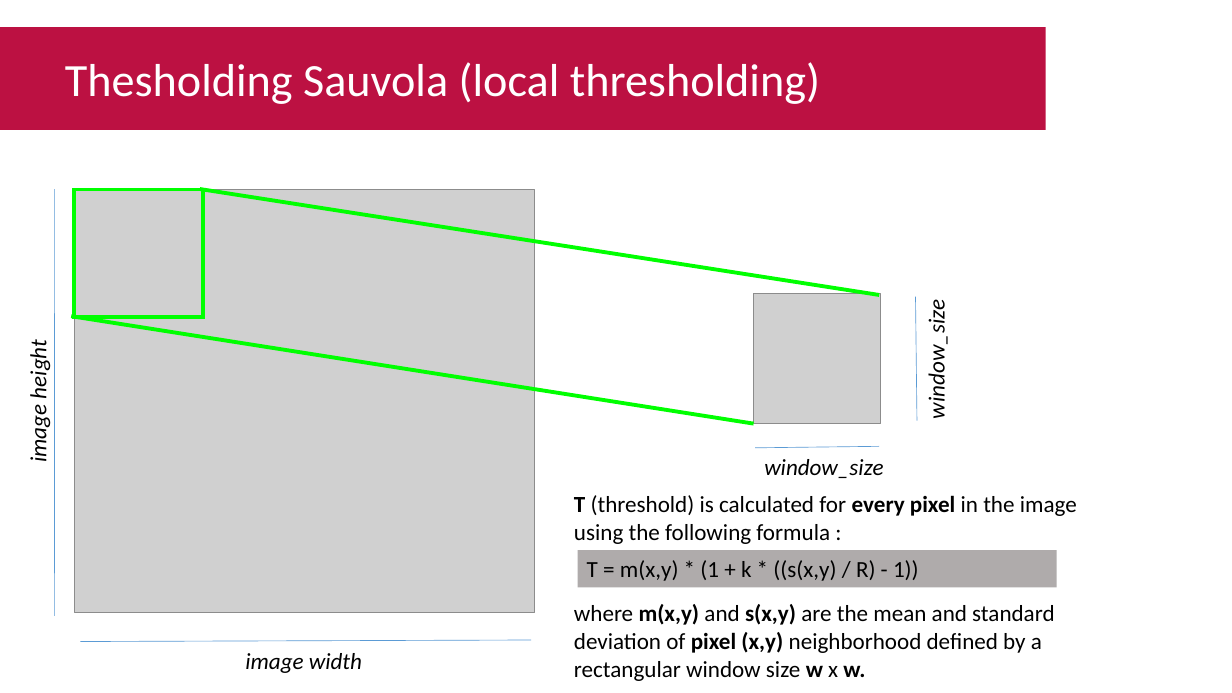
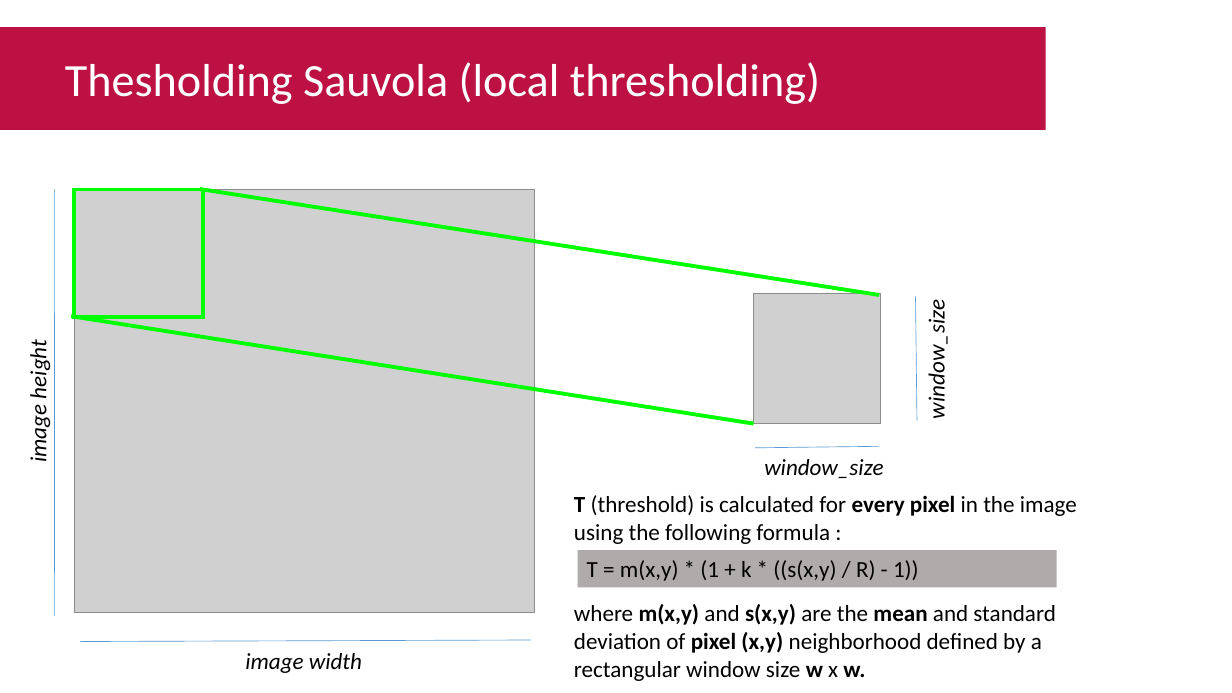
Before and after one commit to Muhammad-Yunus/Materi-Training, a slide deck: slide 22 of A. Raspberry Pi - Image Processing/#8 - Computer Vision Part 4 Thresholding (skimage)/P8 - Computer Vision Part 4 Thresholding (skimage).pptx. Drawn at 1232x693 pixels with LibreOffice and Linux fonts; fonts in the diff are those of the drawing; grey boxes stand for pictures. Boxes give left, top, right and bottom in pixels: in the first picture for what was removed or moved away, otherwise in the second. Text is boxed around its words. In the diff, an @@ line names an element or a change of style, - is before the commit and + after.

```diff
--- a/A. Raspberry Pi - Image Processing/#8 - Computer Vision Part 4 Thresholding (skimage)/P8 - Computer Vision Part 4 Thresholding (skimage).pptx
+++ b/A. Raspberry Pi - Image Processing/#8 - Computer Vision Part 4 Thresholding (skimage)/P8 - Computer Vision Part 4 Thresholding (skimage).pptx
@@ text "where m(x,y) and s(x,y) are ..." at (574,604,1055,681): bold on in "mean" @@
```
Also in this commit, not shown: 5 other slides changed.
